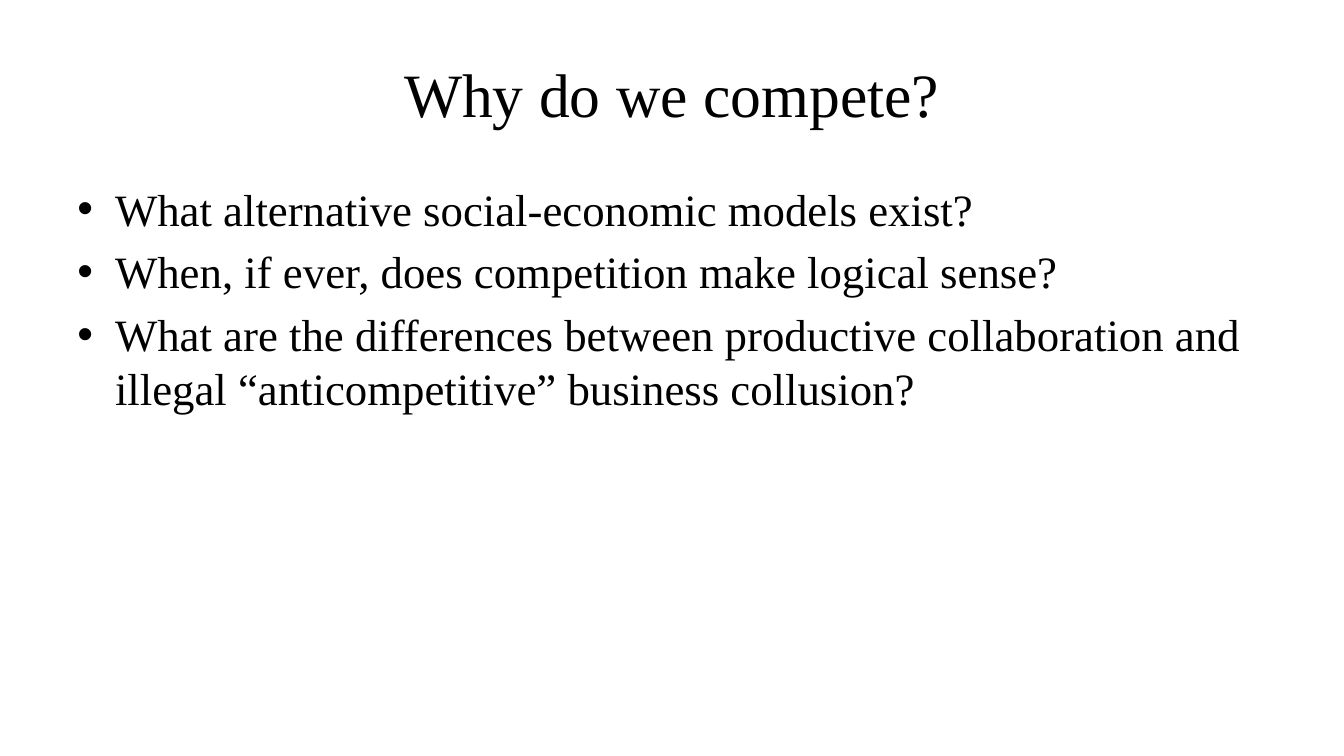
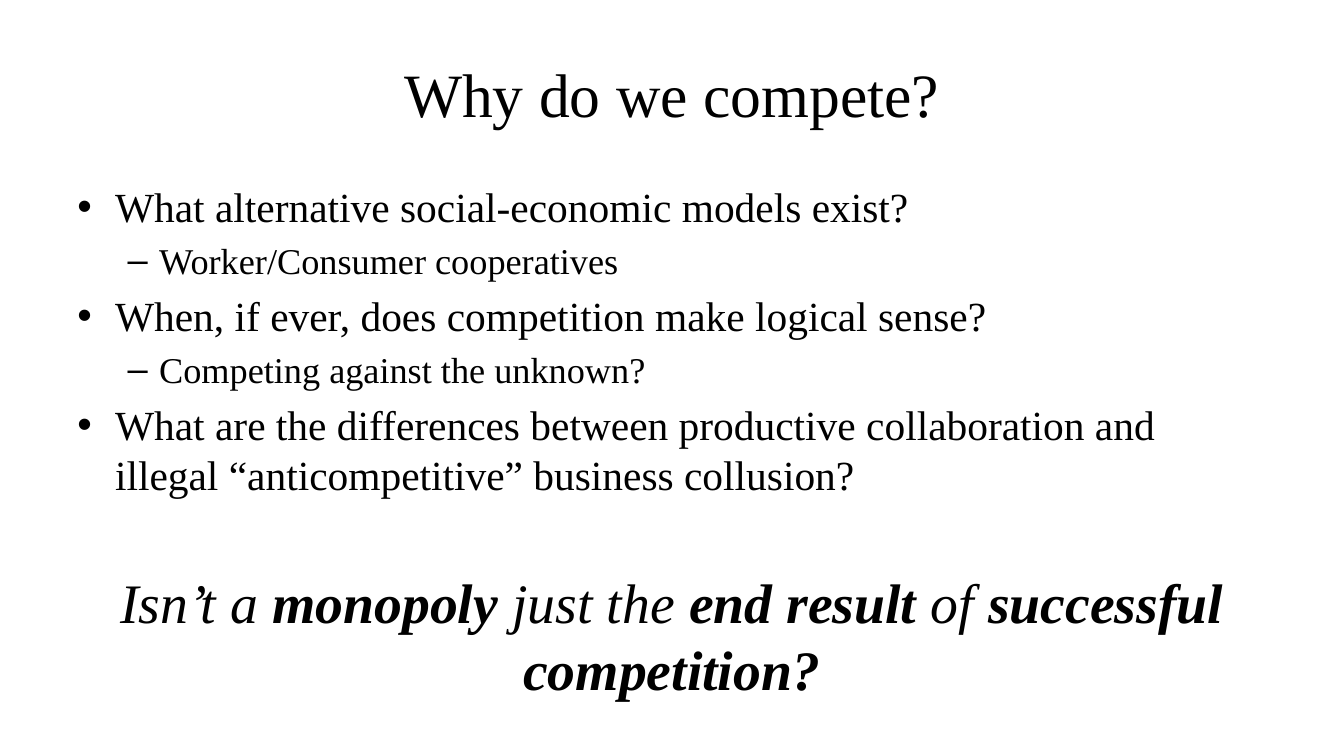
Before and after one commit to other-realm/spark, a slide deck: slide 2 of SparkClass4.pptx. Drawn at 1344x756 pixels with LibreOffice and Linux fonts; fonts in the diff are those of the drawing. Boxes give left, top, right and bottom in pixels: in the first picture for what was removed or moved away, otherwise in the second. Text is boxed around its words. In the diff, an @@ line names an element or a change of style, - is before the commit and + after.

```diff
--- a/SparkClass4.pptx
+++ b/SparkClass4.pptx
@@ text at (115,193,1155,498): size 32 to 29.6 pt in "What alternative social-economic models exist?", "When, if ever, does competition make logical ...", "What are the differences between productive collaboration ..." @@
@@ text at (159,248,618,281): paragraph added @@
+  – Worker/Consumer cooperatives
@@ text at (159,357,645,390): paragraph added @@
+  – Competing against the unknown?
@@ text at (120,583,1223,701): paragraph added @@
+Isn’t a monopoly just the end result of successful competition?
```
Also in this commit, not shown: 2 other slides changed, 3 slides added, 41 other files.
